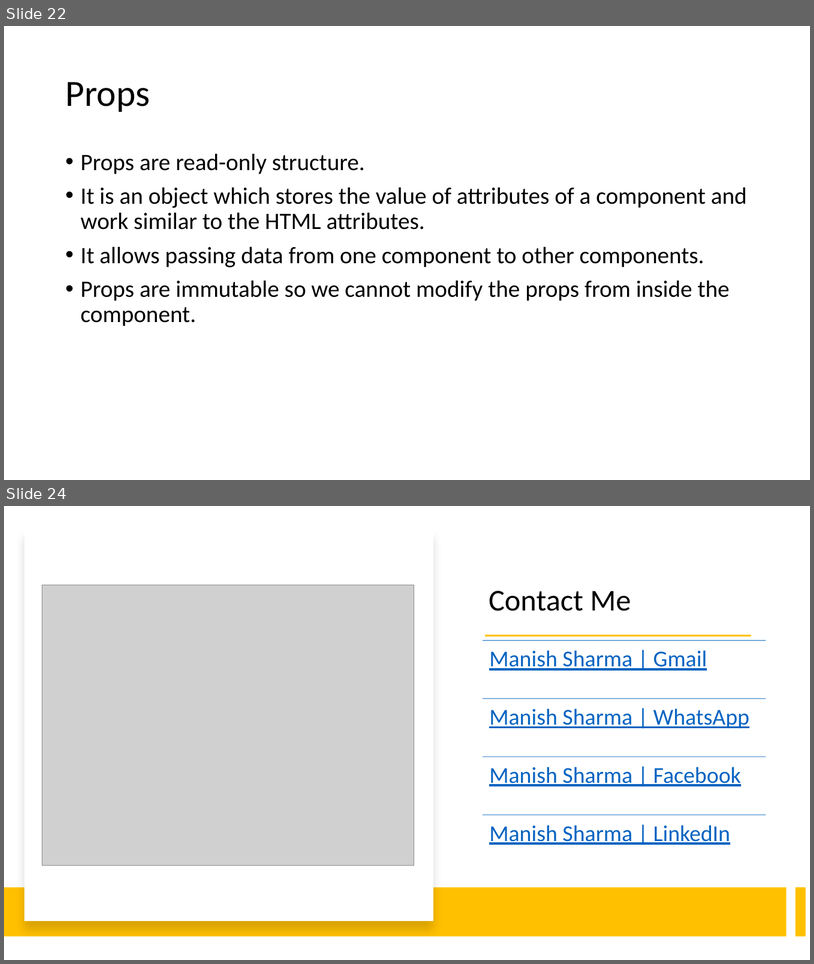
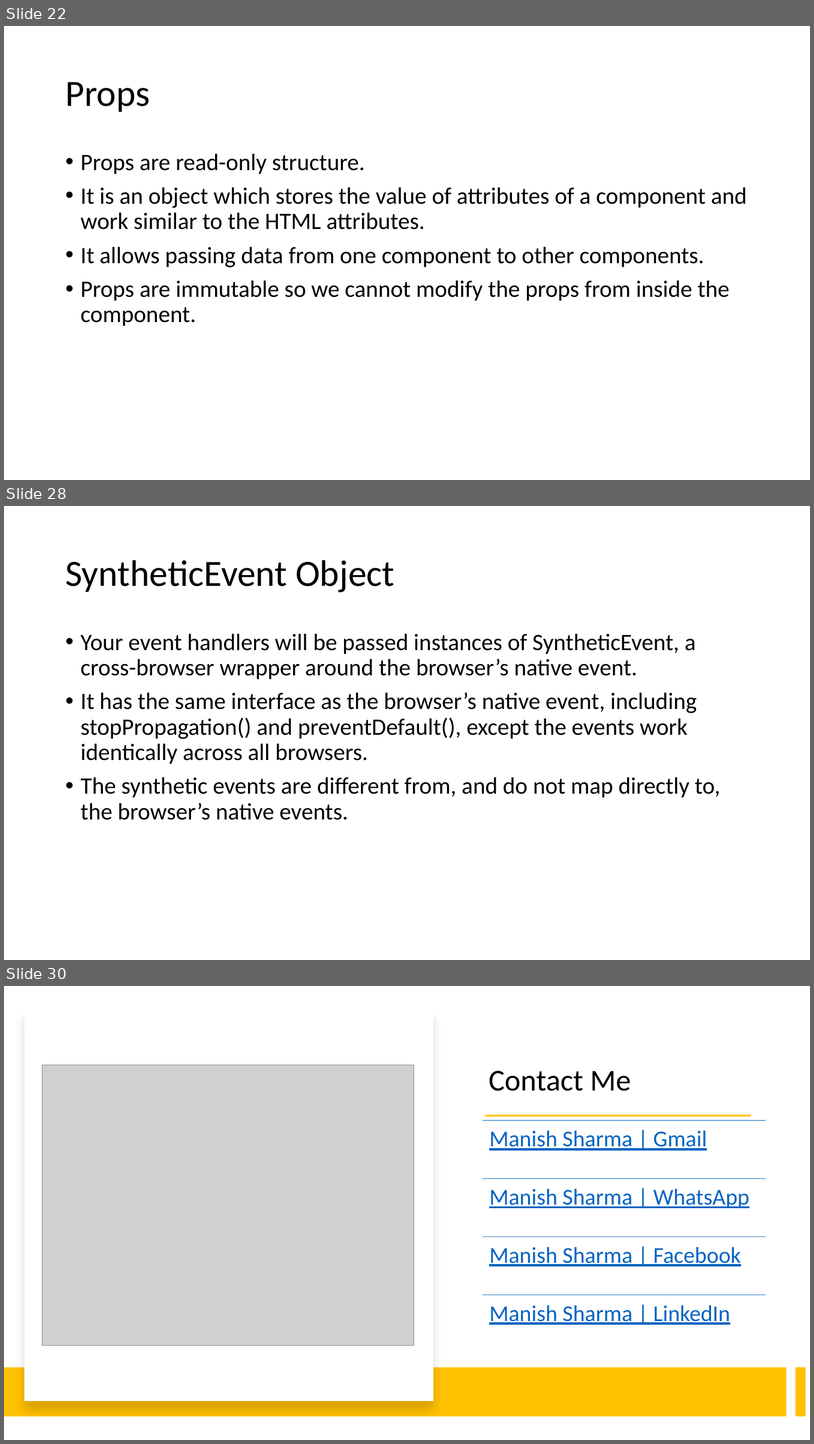
Before and after one commit to explore-with-manish/im-jan24, a slide deck: React/Notes/React.pptx. Shown one above the other, each under a label of ours: slides 22 and 24 before the commit, slides 22, 28 and 30 after it; the slides between them are not shown. The pictures are 814x964 and 814x1444 pixels, drawn with LibreOffice and Linux fonts; fonts in the diff are those of the drawing; grey boxes stand for pictures. Boxes give left, top, right and bottom in pixels: in the first picture for what was removed or moved away, otherwise in the second. Text is boxed around its words. In the diff, an @@ line names an element or a change of style, - is before the commit and + after.

Commit message:
Events

```diff
--- a/React/Notes/React.pptx
+++ b/React/Notes/React.pptx
@@ slide 28 added at (4, 506, 810, 960), background #FFFFFF @@
@@ title added at (65, 560, 395, 592), 44 pt, text #000000 @@
+SyntheticEvent Object
@@ text added at (81, 633, 720, 820), 28 pt, text #000000 @@
+• Your event handlers will be passed instances of SyntheticEvent, a cross-browser wrapper around the browser’s native event.
+• It has the same interface as the browser’s native event, including stopPropagation() and preventDefault(), except the events work identically across all browsers.
+• The synthetic events are different from, and do not map directly to, the browser’s native events.
@@ what was slide 24 is now slide 30 @@
```
Also in this commit, not shown: 5 other slides added, 3 other files.
